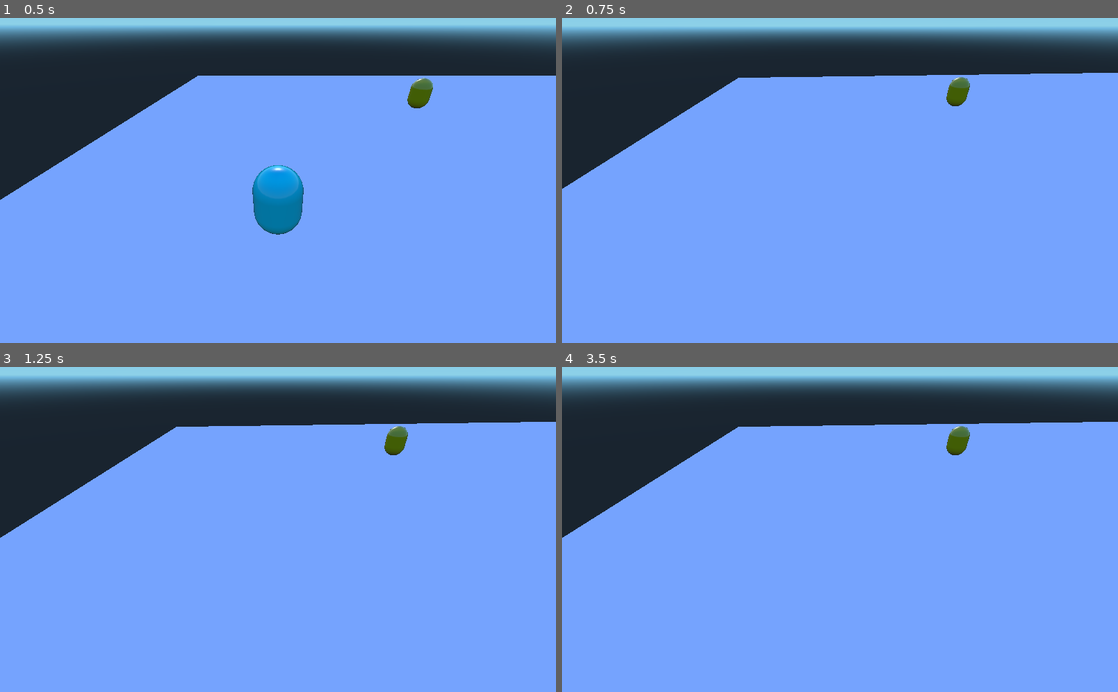
Above: before the commit, frames 1-4 (two rows, left to right).
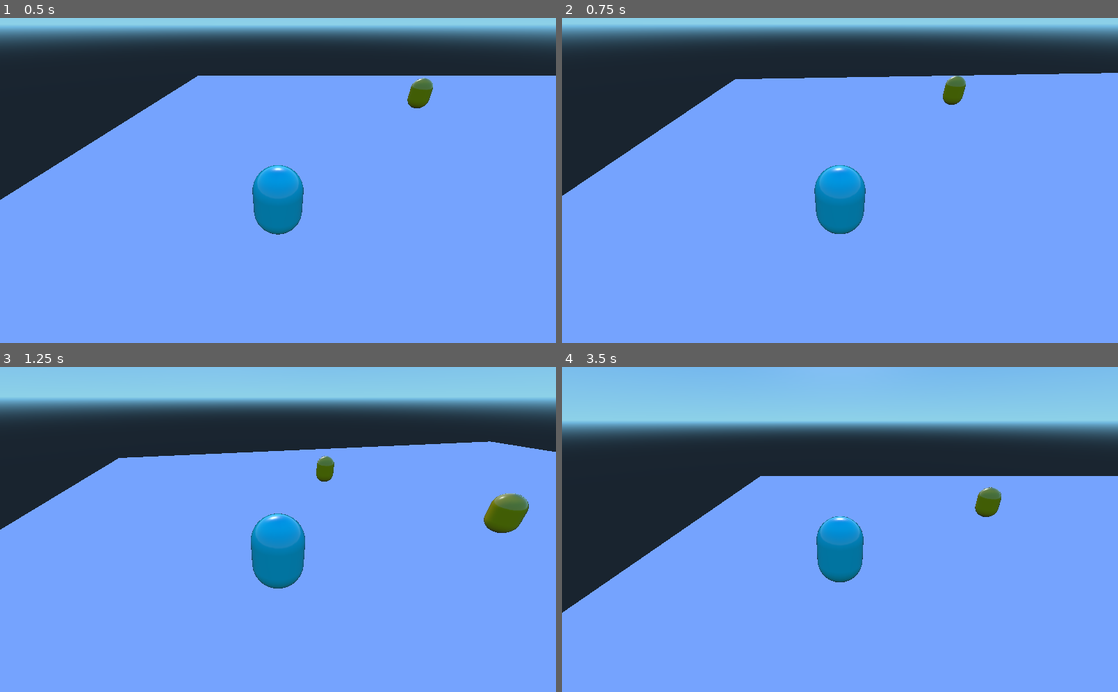
Above: after the commit, the same moments.

Repository: guimafelipe/explosion
Game: Godot game, scene res://Level1.tscn
The game is run twice, just before and just after one commit, with the same random seed, the same clock (stepped at 60 frames per second) and the same inputs. This scene is started directly instead of the project's main scene.
Inputs:
- Up to frame 1 (0.5 s): no input
- Up to frame 2 (0.75 s): hold D (move_right) from 0.53 s (still down); tap Z (explode) at 0.6 s
- Up to frame 3 (1.25 s): keep holding D (move_right); tap Space at 0.77 s
- Up to frame 4 (3.5 s): release D (move_right) at 1.28 s; hold S (move_down) 1.28-2.03 s; tap Z (explode) at 1.35, 2.1, 2.85 s; tap Space at 1.52, 3.02 s; hold D (move_right) 2.03-2.78 s; hold W (move_up) from 2.78 s (still down)

Frame 1 is identical in both runs. In frame 2, 3.6% of the frame differs, in the area x 0-100%, y 2-67%; in frame 3, 20%; in frame 4, 35%, in the area x 0-100%, y 3-76%.

Commit message:
added a level template and events for level 1 and 2

Diff:
--- a/Beyblade.gd
+++ b/Beyblade.gd
@@ -6,6 +6,8 @@
 var velocity = Vector3()
 
 var PersonClass = load("res://Person.gd")
+
+signal died
 
 func _ready():
 	# Called every time the node is added to the scene.
@@ -27,7 +29,8 @@
 	change_camera_parent()
 	$ExplosionArea.explode()
 	yield(get_tree(), "idle_frame")
-	print("morri")
+#	print("morri")
+	emit_signal("died")
 	queue_free()
 
 func _physics_process(delta):
--- a/Level1.gd
+++ b/Level1.gd
@@ -1,11 +1,7 @@
-extends Spatial
-
-const level = 1
+extends "res://LevelTemplate.gd"
 
 func _ready():
+	level = 1
 	$Alvo.connect("died", self, "win")
+	$Beyblade.connect("died", self, "lost")
 	pass
-
-func win():
-	print("Venceu level 1")
-	get_tree().change_scene("res://Level2.tscn")
--- a/Level1.tscn
+++ b/Level1.tscn
@@ -5,7 +5,7 @@
 [ext_resource path="res://Beyblade.tscn" type="PackedScene" id=3]
 [ext_resource path="res://Person.tscn" type="PackedScene" id=4]
 
-[node name="Level1" type="Spatial" index="0"]
+[node name="Level1" type="Spatial"]
 
 script = ExtResource( 1 )
 
--- a/Level2.gd
+++ b/Level2.gd
@@ -1,6 +1,21 @@
-extends Spatial
+extends "res://LevelTemplate.gd"
+
+var exploded_people = 0
 
 func _ready():
-	#need to setup the persons here
-	#better read from a text file to better balancing after?
-	pass
+	level = 2
+	$Beyblade.connect("died", self, "lost")
+	connect_people()
+
+func connect_people():
+	var children = get_children()
+	for child in children:
+		if child.name.begins_with("Person"):
+			child.connect("died", self, "add_exploded_count")
+
+func add_exploded_count():
+	exploded_people += 1
+#	print("exploded people: " + str(exploded_people))
+	if exploded_people == 2:
+#		print("ganhou")
+		win()
--- a/Level2.tscn
+++ b/Level2.tscn
@@ -5,7 +5,7 @@
 [ext_resource path="res://Beyblade.tscn" type="PackedScene" id=3]
 [ext_resource path="res://Person.tscn" type="PackedScene" id=4]
 
-[node name="Level2" type="Spatial"]
+[node name="Level2" type="Spatial" index="0"]
 
 script = ExtResource( 1 )
 
@@ -19,6 +19,7 @@
 
 [node name="Person" parent="." index="2" instance=ExtResource( 4 )]
 
+editor/display_folded = true
 transform = Transform( 1, 0, 0, 0, 1, 0, 0, 0, 1, -35.3422, 2.24144, 31.735 )
 exploderous = false
 
@@ -32,6 +33,7 @@
 
 [node name="Person2" parent="." index="3" instance=ExtResource( 4 )]
 
+editor/display_folded = true
 transform = Transform( 1, 0, 0, 0, 1, 0, 0, 0, 1, -35.1146, 2.24144, 35.7619 )
 _sections_unfolded = [ "Collision", "Transform" ]
 exploderous = false
@@ -48,6 +50,7 @@
 
 [node name="Person3" parent="." index="4" instance=ExtResource( 4 )]
 
+editor/display_folded = true
 transform = Transform( 1, 0, 0, 0, 1, 0, 0, 0, 1, -34.9869, 2.24144, 39.8494 )
 _sections_unfolded = [ "Collision", "Transform" ]
 exploderous = false
@@ -64,6 +67,7 @@
 
 [node name="Person4" parent="." index="5" instance=ExtResource( 4 )]
 
+editor/display_folded = true
 transform = Transform( 1, 0, 0, 0, 1, 0, 0, 0, 1, 19.7679, 2.24144, 25.6355 )
 exploderous = false
 
@@ -79,6 +83,7 @@
 
 [node name="Person5" parent="." index="6" instance=ExtResource( 4 )]
 
+editor/display_folded = true
 transform = Transform( 1, 0, 0, 0, 1, 0, 0, 0, 1, -29.4678, 2.24144, 18.6652 )
 exploderous = false
 
--- /dev/null
+++ b/LevelTemplate.gd
@@ -0,0 +1,13 @@
+extends Spatial
+
+var level = 1
+var won = false
+
+func win():
+	won = true
+	get_tree().change_scene("res://Level" + str(level+1) + ".tscn")
+
+func lost():
+	if won:
+		return
+	get_tree().change_scene("res://Level" + str(level) + ".tscn")
--- a/Person.gd
+++ b/Person.gd
@@ -39,14 +39,24 @@
 	velocity.x = direction.x
 	velocity.z = direction.z
 
-func explode(exp_origin):
+func add_ragdoll_to_level(exp_origin):
 	var rag = ragdoll.instance()
 	rag.set_as_toplevel(true) #serah que isso eh realmente necessario?
-	get_tree().get_root().add_child(rag) # adiciona ele a arvore
+
+	var root_children = get_tree().get_root().get_children() # adiciona ele a arvore
+	for child in root_children:
+		var child_name = child.name
+		if(child_name.begins_with("Level")):
+			child.add_child(rag)
+			break
 	rag.transform.origin = transform.origin #instancia na mesma posicao que o objeto atual
 	rag.translation.y = 1.5 #coloca o ragdoll na altura certa
 	rag.explode(exp_origin) #chama a explosao
+
+func explode(exp_origin):
+	add_ragdoll_to_level(exp_origin)
 	emit_signal("died")
+#	print("emiti o sinal")
 	queue_free()
 
 func change_destination():
